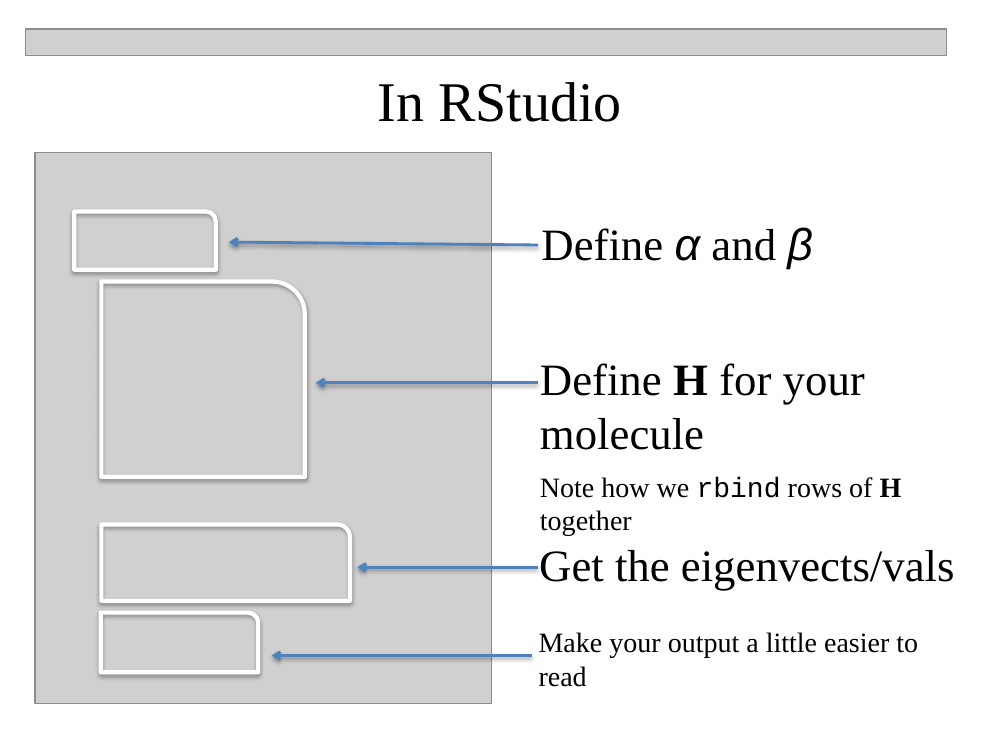
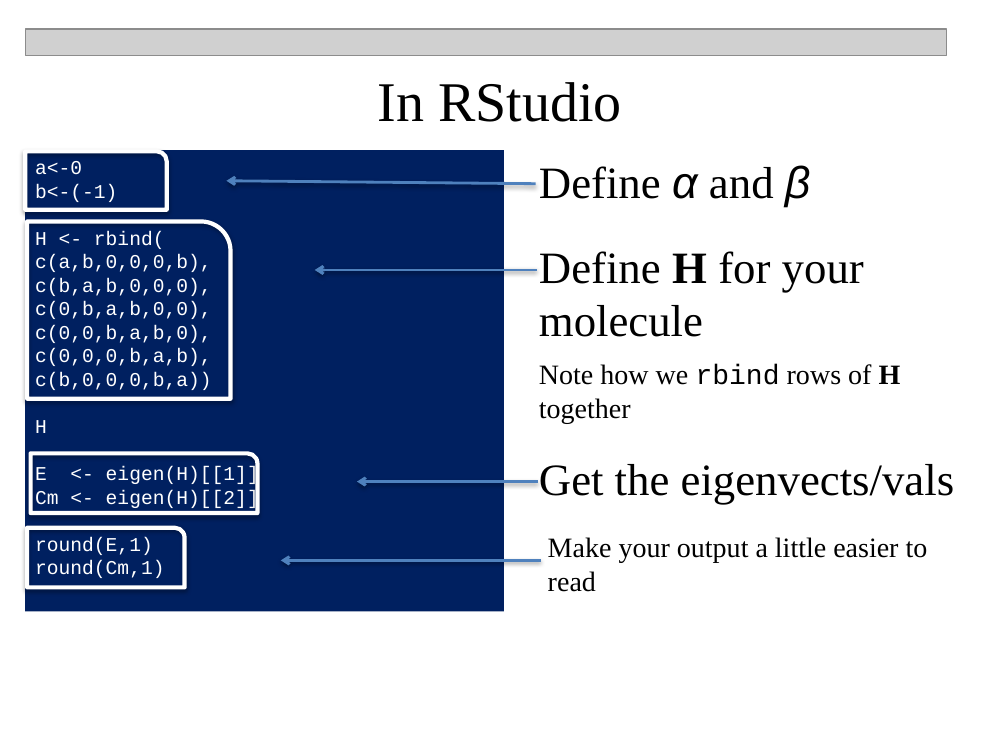
Before and after one commit to npetraco/CHE302, a slide deck: slide 9 of Laboratories/Lab5/Huckel_MO_Workshop.pptx. Drawn at 1008x756 pixels with LibreOffice and Linux fonts; fonts in the diff are those of the drawing; grey boxes stand for pictures. Boxes give left, top, right and bottom in pixels: in the first picture for what was removed or moved away, otherwise in the second. Text is boxed around its words. In the diff, an @@ line names an element or a change of style, - is before the commit and + after.

```diff
--- a/Laboratories/Lab5/Huckel_MO_Workshop.pptx
+++ b/Laboratories/Lab5/Huckel_MO_Workshop.pptx
@@ text "Define α and β": place and size @@
-text "Define α and β" at box(541, 227, 813, 269)
+text "Define α and β" at box(539, 165, 811, 207)
@@ round rect: place and size @@
-round rect at box(75, 212, 216, 270)
+round rect at box(25, 151, 166, 210)
@@ rectangle added at box(25, 150, 504, 612), fill #002060, 14 pt, text #FFFFFF @@
+a<-0
+b<-(-1)
+H <- rbind(
+c(a,b,0,0,0,b),
+c(b,a,b,0,0,0),
+c(0,b,a,b,0,0),
+c(0,0,b,a,b,0),
+c(0,0,0,b,a,b),
+c(b,0,0,0,b,a))
+H
+E <- eigen(H)[[1]]
+Cm <- eigen(H)[[2]]
+round(E,1)
+round(Cm,1)
@@ picture removed at box(35, 153, 492, 705) @@
@@ arrow moved from (538, 245) - (229, 242) to (535, 183) - (227, 180) @@
@@ round rect: place and size @@
-round rect at box(102, 281, 305, 477)
+round rect at box(27, 222, 231, 399)
@@ 2 texts, 1 arrow: place and size @@
-2 texts, 1 arrow at box(316, 363, 902, 536)
+2 texts, 1 arrow at box(314, 251, 901, 423)
@@ text "Get the eigenvects/vals": place and size @@
-text "Get the eigenvects/vals" at box(539, 550, 955, 590)
+text "Get the eigenvects/vals" at box(539, 464, 955, 505)
@@ round rect: place and size @@
-round rect at box(102, 524, 351, 601)
+round rect at box(30, 454, 257, 513)
@@ arrow added from (538, 482) to (357, 482), #4F81BD 2 pt @@
@@ round rect: place and size @@
-round rect at box(101, 613, 258, 672)
+round rect at box(27, 528, 184, 588)
@@ text "Make your output a little ...": place and size @@
-text "Make your output a little ..." at box(539, 632, 918, 687)
+text "Make your output a little ..." at box(548, 537, 928, 592)
@@ arrow moved from (538, 568) - (357, 568) to (540, 560) - (281, 560) @@
@@ arrow removed from (531, 655) to (271, 655) @@
```
Also in this commit, not shown: 3 slides added, 3 other files.
